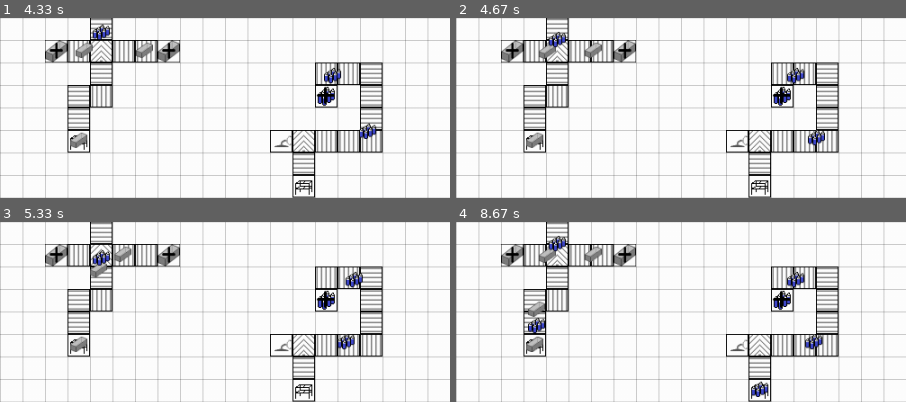
Above: before the commit, frames 1-4 (two rows, left to right).
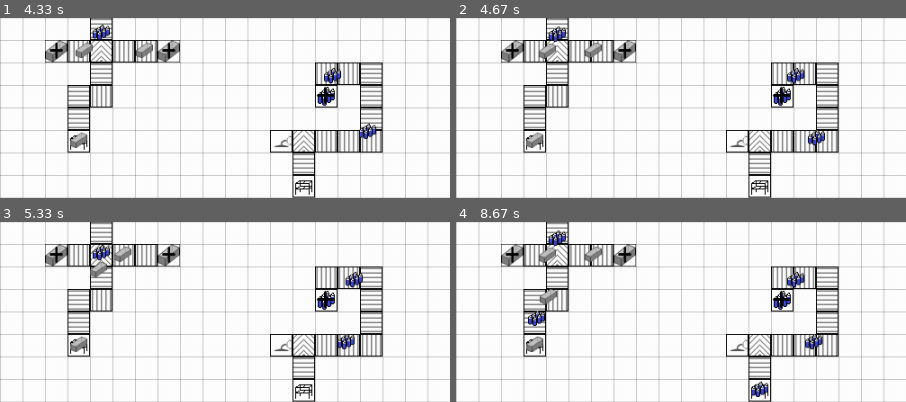
Above: after the commit, the same moments.

Repository: TobiasScheuer/PyGame-Simulations-other
Game: pygame game, started from FactorySim.py
The game is run twice, just before and just after one commit, with the same random seed, the same clock (stepped at 60 frames per second) and the same inputs.
Inputs:
- Up to frame 1 (4.33 s): no input
- Up to frame 2 (4.67 s): no input
- Up to frame 3 (5.33 s): no input
- Up to frame 4 (8.67 s): no input
The pictures show only the part of the screen within x 0-50%, y 6-56%; the shares and areas given below are measured in that part.

Frame 1 is identical in both runs. In frame 2, 0.4% of the frame differs, in the area x 20-25%, y 4-17%; in frame 3, 0.4%; in frame 4, 1.1%, in the area x 16-25%, y 4-63%.

Commit message:
feat: Added Collision detection and therefore stopping to products

Diff:
--- a/FactorySim.py
+++ b/FactorySim.py
@@ -421,34 +421,59 @@
 			ycenter = self.rect[1] + int(self.size[1]*0.5)
 			xline = ((self.rect[0], ycenter ) , ( self.rect[0] + self.size[0],  ycenter))
 			yline = ((xcenter, self.rect[1] ) , ( xcenter, self.rect[1]+self.size[1]))
+			collision = False
 			for i,logistic in enumerate(LOGISTICS):
 				if logistic.direction == "up" or logistic.direction == "down":
 					yclip = logistic.rect.clipline(yline) #yclip containts line part coordinates which is in logistic rect
 					if yclip:	# evaluates if yclip has contents and there is inside the
 						if logistic.direction == "up":
 							if upc == 0:
-								self.rect = self.rect.move(0,-1)
+								collision_box = pygame.Rect(self.rect[0], self.rect[1]-3, self.size[0], self.size[1]+3)
+								for i, product in enumerate(PRODUCTS):
+									if product.rect.colliderect(collision_box) == True and not product.rect == self.rect:
+										collision = True
+										break
+								if collision == False:
+									self.rect = self.rect.move(0,-1)
 								upc += 1
 						elif logistic.direction == "down":
 							if downc == 0:
-								self.rect = self.rect.move(0,1)
+								collision_box = pygame.Rect(self.rect[0], self.rect[1], self.size[0], self.size[1]+3)
+								for i, product in enumerate(PRODUCTS):
+									if product.rect.colliderect(collision_box) == True and not product.rect == self.rect:
+										collision = True
+										break
+								if collision == False:
+									self.rect = self.rect.move(0,1)
 								downc += 1
 				else:
 					xclip = logistic.rect.clipline(xline) #yclip containts line part coordinates which is in logistic rect
 					if xclip:	# evaluates if yclip has contents and there is inside the
 						if logistic.direction == "left":
 							if leftc == 0:
-								self.rect = self.rect.move(-1,0)
+								collision_box = pygame.Rect(self.rect[0]-3, self.rect[1], self.size[0]+3, self.size[1])
+								for i, product in enumerate(PRODUCTS):
+									if product.rect.colliderect(collision_box) == True and not product.rect == self.rect:
+										collision = True
+										break
+								if collision == False:
+									self.rect = self.rect.move(-1,0)
 								leftc += 1
 						elif logistic.direction == "right":
 							if rightc == 0:
-								self.rect = self.rect.move(1,0)
+								collision_box = pygame.Rect(self.rect[0], self.rect[1], self.size[0]+3, self.size[1])
+								for i, product in enumerate(PRODUCTS):
+									if product.rect.colliderect(collision_box) == True and not product.rect == self.rect:
+										collision = True
+										break
+								if collision == False:
+									self.rect = self.rect.move(1,0)
 								rightc += 1
 			machine_index = self.rect.collidelist(MACHINES)
 			if machine_index >= 0:
 				machine = MACHINES[machine_index]
 				if isinstance(machine, StorageUnit):
-					self.rect = ((machine.coordinates[0]+3, machine.coordinates[1]+3), self.size)
+					self.rect.update((machine.coordinates[0]+3, machine.coordinates[1]+3), self.size)
 					self.busy = True
 
 class Box(Product):
